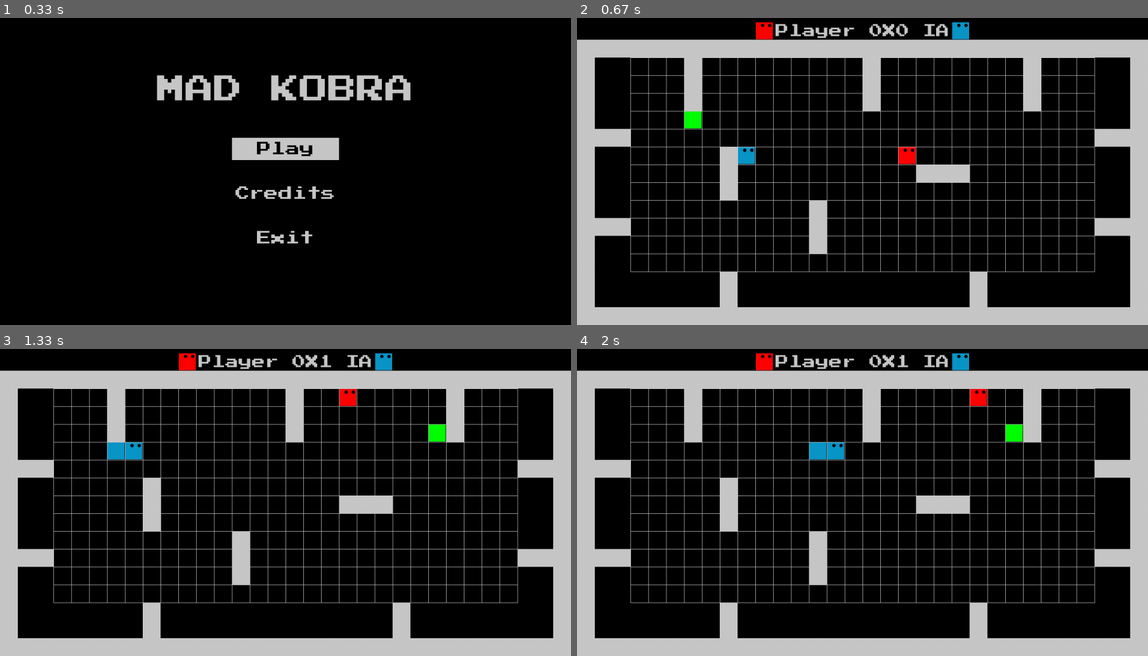
Above: before the commit, frames 1-4 (two rows, left to right).
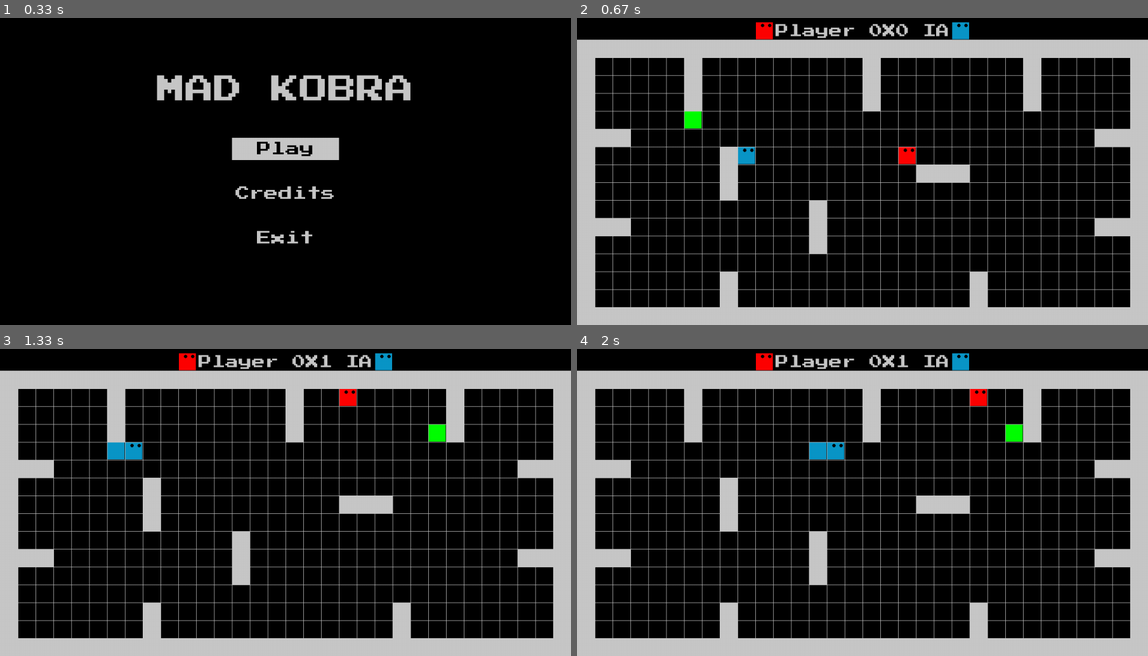
Above: after the commit, the same moments.

Repository: LUDUSLab/stem-games
Game: pygame game, started from Snake3Equipe2/main.py
The game is run twice, just before and just after one commit, with the same random seed, the same clock (stepped at 60 frames per second) and the same inputs.
Inputs:
- Up to frame 1 (0.33 s): no input
- Up to frame 2 (0.67 s): tap Enter at 0.33 s
- Up to frame 3 (1.33 s): hold W 0.67-1.13 s; hold D from 1.17 s (still down)
- Up to frame 4 (2 s): release D at 1.63 s; hold A from 1.67 s (still down)

Frame 1 is identical in both runs. In frame 2, 1.5% of the frame differs, in the area x 3-97%, y 12-95%; in frame 3, 1.5%; in frame 4, 1.5%.

Commit message:
grid fixed and adapted to new wall's positions

Diff:
--- a/Snake3Equipe2/arena.py
+++ b/Snake3Equipe2/arena.py
@@ -56,12 +56,12 @@
             sqrsize = self.size[0] // columns
             x = 0
             y = 0
-            for i in range(columns - 5):
+            for i in range(columns):
                 x = x + sqrsize
-                pygame.draw.line(surface, config.COLOR_LIGHT_GRAY, (x + 80, 120), (x + 80, self.size[0] - 680))
-            for j in range(rows - 5):
+                pygame.draw.line(surface, config.COLOR_LIGHT_GRAY, (x, 120), (x, self.size[0]))
+            for j in range(rows):
                 y = y + sqrsize
-                pygame.draw.line(surface, config.COLOR_LIGHT_GRAY, (120, y + 80), (self.size[0] - 120, y + 80))
+                pygame.draw.line(surface, config.COLOR_LIGHT_GRAY, (0, y + 80), (self.size[0], y + 80))
 
     def redraw_window(self, surface):
         surface.fill((0, 0, 0))
@@ -72,4 +72,5 @@
         self.wall.draw_obstacles(surface)
         self.draw_grid(32, 18, surface)
 
+
 arena_obj = Arena(config.window.size, True)
